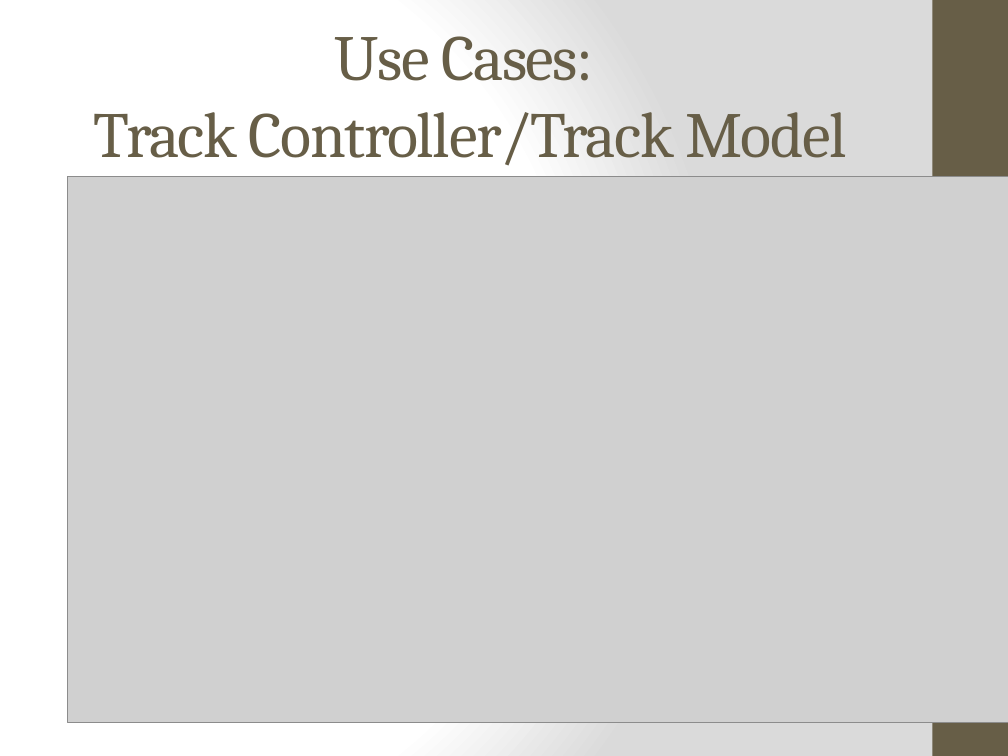
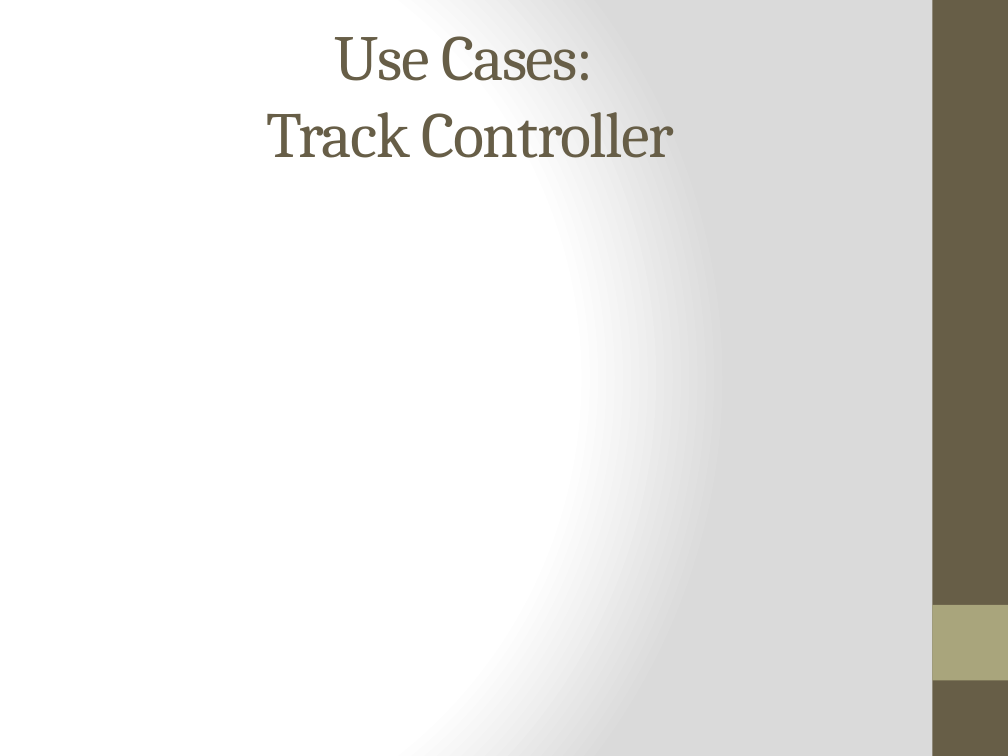
Before and after one commit to meylingtaing/COE1186, a slide deck: slide 20 of Design Review/DesignReview.pptx. Drawn at 1008x756 pixels with LibreOffice and Linux fonts; fonts in the diff are those of the drawing; grey boxes stand for pictures. Boxes give left, top, right and bottom in pixels: in the first picture for what was removed or moved away, otherwise in the second. Text is boxed around its words. In the diff, an @@ line names an element or a change of style, - is before the commit and + after.

Commit message:
fixed track model slides

```diff
--- a/Design Review/DesignReview.pptx
+++ b/Design Review/DesignReview.pptx
@@ title at [267,36,674,158]: text changed @@
-Use Cases:
-Track Controller/Track Model
+Use Cases:
+Track Controller
@@ picture removed at [68,176,1008,723] @@
@@ rectangle added at [932,605,1008,680], fill #A9A57C @@
```
Also in this commit, not shown: 2 other slides changed, 1 slide added.
